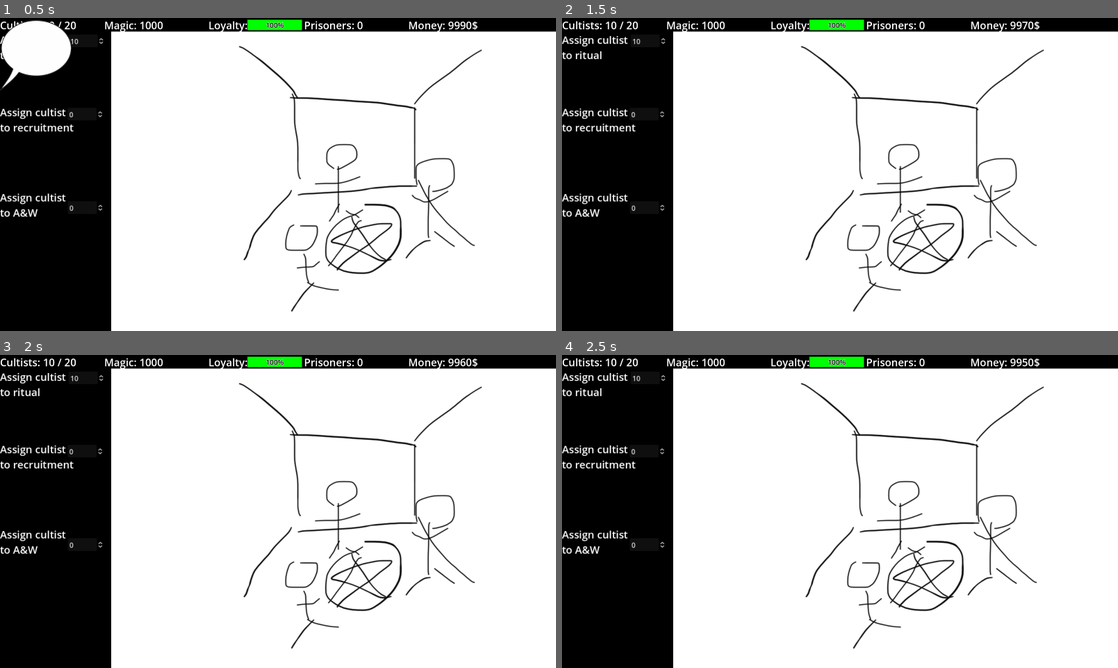
Above: before the commit, frames 1-4 (two rows, left to right).
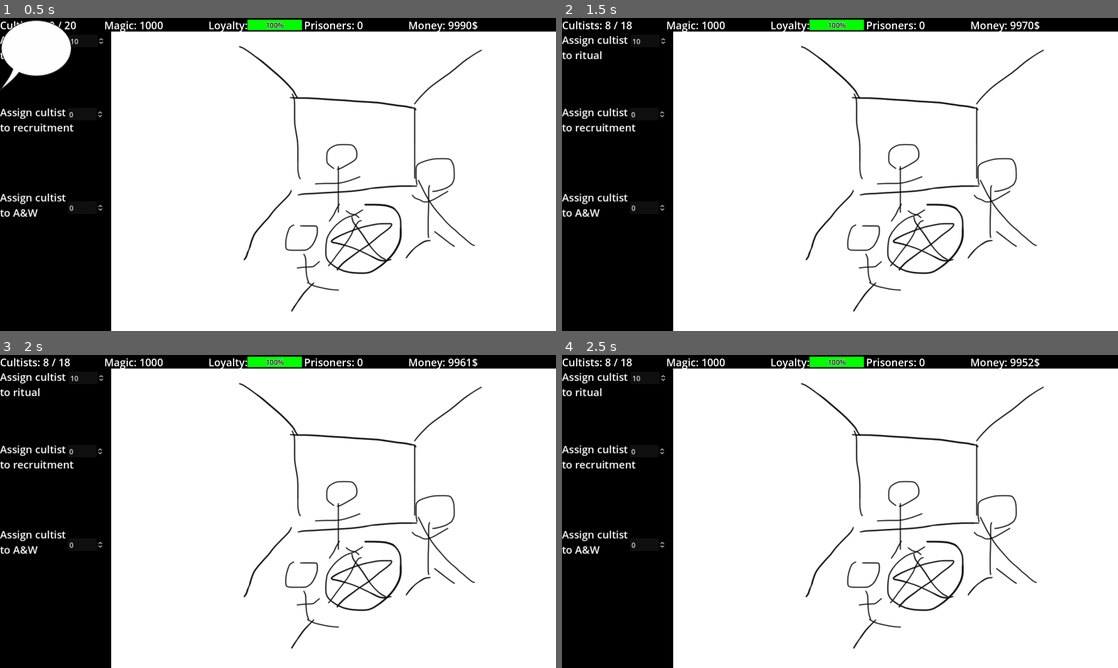
Above: after the commit, the same moments.

Repository: ShroomySquid/Ludum_Dare
Game: Godot game, scene res://node_2d.tscn
Same seed, same stepped clock (60 frames per second), same inputs: the game is played once before the commit and once after it.
Inputs (mouse positions are in pixels of both pictures, inside the frame that each line leads up to):
- Up to frame 1 (0.5 s): no input
- Up to frame 2 (1.5 s): click (600, 55) at 0.5 s; click "option 1" at 1.25 s
- Up to frame 3 (2 s): no input
- Up to frame 4 (2.5 s): no input

Frame 1 is identical in both runs. In frame 2, less than 0.1% of the frame differs, in the area x 7-14%, y 1-4%; in frame 3, 0.1%, in the area x 7-85%, y 1-4%; in frame 4, 0.1%.

Commit message:
events now have costs and substract from available resources.

Diff:
--- a/ui_prototype/Event_management/Ongoing.gd
+++ b/ui_prototype/Event_management/Ongoing.gd
@@ -2,7 +2,7 @@
 extends Node
 
 #maybe not
-var event_text = "placeholder"
+var event_text = "placeholder et je suis une banane"
 
 var event_id: int:
 	get:
--- a/ui_prototype/Resources/Resource_container.gd
+++ b/ui_prototype/Resources/Resource_container.gd
@@ -18,7 +18,7 @@
 		basket[r] -= i
 
 static func combine(r1:Resource_container, r2:Resource_container):
-	var r3: Resource_container
+	var r3: Resource_container = Resource_container.new()
 	for i in range(6):
 		r3.basket[i] = r1.basket[i] + r2.basket[i];
 	return r3
--- a/ui_prototype/event_popup/event_button1.gd
+++ b/ui_prototype/event_popup/event_button1.gd
@@ -3,21 +3,24 @@
 
 @onready var par = $".."
 var available = false
-var cost: Resource_container
+var cost: Resource_container = Resource_container.new()
 # Called when the node enters the scene tree for the first time.
 func _ready():
 	pass # Replace with function body.
 
 func load_cost(r: Resource_container):
-	cost = r
+	cost = Resource_container.combine(r, Resource_container.new())
 
-func _on_Button_pressed():
+func _on_pressed():
 	print("hello")
+	par.UI.resources = Resource_container.combine(par.UI.resources, cost)
 	pass
 
 
 # Called every frame. 'delta' is the elapsed time since the previous frame.
 func _process(delta):
-	var res = par.UI.available_cultists
-	print(str(res))
+	if (!Resource_container.compare(par.UI.resources, cost)):
+		disabled = true
+	else:
+		disabled = false
 	pass
--- a/ui_prototype/event_popup/event_button2.gd
+++ b/ui_prototype/event_popup/event_button2.gd
@@ -1,11 +1,26 @@
 extends Button
 signal b2_pressed
 
+@onready var par = $".."
+var available = false
+var cost: Resource_container = Resource_container.new()
 # Called when the node enters the scene tree for the first time.
 func _ready():
 	pass # Replace with function body.
 
+func load_cost(r: Resource_container):
+	cost = Resource_container.combine(r, Resource_container.new())
+
+func _on_pressed():
+	print("hello")
+	par.UI.resources = Resource_container.combine(par.UI.resources, cost)
+	pass
+
 
 # Called every frame. 'delta' is the elapsed time since the previous frame.
 func _process(delta):
+	if (!Resource_container.compare(par.UI.resources, cost)):
+		disabled = true
+	else:
+		disabled = false
 	pass
--- a/ui_prototype/event_popup/event_button3.gd
+++ b/ui_prototype/event_popup/event_button3.gd
@@ -1,11 +1,26 @@
 extends Button
 signal b3_pressed
 
+@onready var par = $".."
+var available = false
+var cost: Resource_container = Resource_container.new()
 # Called when the node enters the scene tree for the first time.
 func _ready():
 	pass # Replace with function body.
 
+func load_cost(r: Resource_container):
+	cost = Resource_container.combine(r, Resource_container.new())
+
+func _on_pressed():
+	print("hello")
+	par.UI.resources = Resource_container.combine(par.UI.resources, cost)
+	pass
+
 
 # Called every frame. 'delta' is the elapsed time since the previous frame.
 func _process(delta):
+	if (!Resource_container.compare(par.UI.resources, cost)):
+		disabled = true
+	else:
+		disabled = false
 	pass
--- a/ui_prototype/event_popup/event_window1.gd
+++ b/ui_prototype/event_popup/event_window1.gd
@@ -42,5 +42,12 @@
 func _on_event_pop_up_bubble_signal():
 	loaded_event = Event_container.new()
 	$event_text.text = loaded_event.event_text
+	loaded_event.resources.set_re(Resources.r.CULTISTS, -2)
+	$event_button1.load_cost(loaded_event.resources)
+	loaded_event.resources.set_re(Resources.r.CULTISTS, 0)
+	loaded_event.resources.set_re(Resources.r.MAGIC, -500)
+	$event_button2.load_cost(loaded_event.resources)
+	loaded_event.resources.set_re(Resources.r.MAGIC, -1500)
+	$event_button3.load_cost(loaded_event.resources)
 	self.show()
 	pass # Replace with function body.
--- a/ui_prototype/event_popup/event_window1.tscn
+++ b/ui_prototype/event_popup/event_window1.tscn
@@ -63,10 +63,12 @@
 offset_bottom = 40.0
 
 [connection signal="b1_pressed" from="event_button1" to="." method="_on_event_button_1_b_1_pressed"]
+[connection signal="pressed" from="event_button1" to="." method="_on_event_button_1_pressed"]
 [connection signal="pressed" from="event_button1" to="." method="_on_event_b1"]
-[connection signal="pressed" from="event_button1" to="." method="_on_event_button_1_pressed"]
 [connection signal="pressed" from="event_button1" to="event_button1" method="_on_pressed"]
 [connection signal="b2_pressed" from="event_button2" to="." method="_on_event_button_2_b_2_pressed"]
 [connection signal="pressed" from="event_button2" to="." method="_on_event_b2"]
+[connection signal="pressed" from="event_button2" to="event_button2" method="_on_pressed"]
 [connection signal="b3_pressed" from="event_button3" to="." method="_on_event_button_3_b_3_pressed"]
 [connection signal="pressed" from="event_button3" to="." method="_on_event_b3"]
+[connection signal="pressed" from="event_button3" to="event_button3" method="_on_pressed"]
--- a/ui_prototype/node_2d.tscn
+++ b/ui_prototype/node_2d.tscn
@@ -20,17 +20,16 @@
 
 [node name="View" parent="." instance=ExtResource("3_gmkf1")]
 
-
 [node name="event_window1" parent="." instance=ExtResource("4_t7hkk")]
 initial_position = 2
 
 [node name="event_pop_up" parent="." instance=ExtResource("5_ixf3o")]
-
-[connection signal="bubble_signal" from="event_pop_up" to="UI" method="_on_event_pop_up_bubble_signal"]
-[connection signal="bubble_signal" from="event_pop_up" to="event_window1" method="_on_event_pop_up_bubble_signal"]
 
 [node name="Menu" parent="." instance=ExtResource("4_dhysq")]
 offset_left = 1000.0
 offset_top = 444.0
 offset_right = 1000.0
 offset_bottom = 444.0
+
+[connection signal="bubble_signal" from="event_pop_up" to="UI" method="_on_event_pop_up_bubble_signal"]
+[connection signal="bubble_signal" from="event_pop_up" to="event_window1" method="_on_event_pop_up_bubble_signal"]
Not shown: 1 places in ui_prototype/node_2d.tscn that only renumber resources
